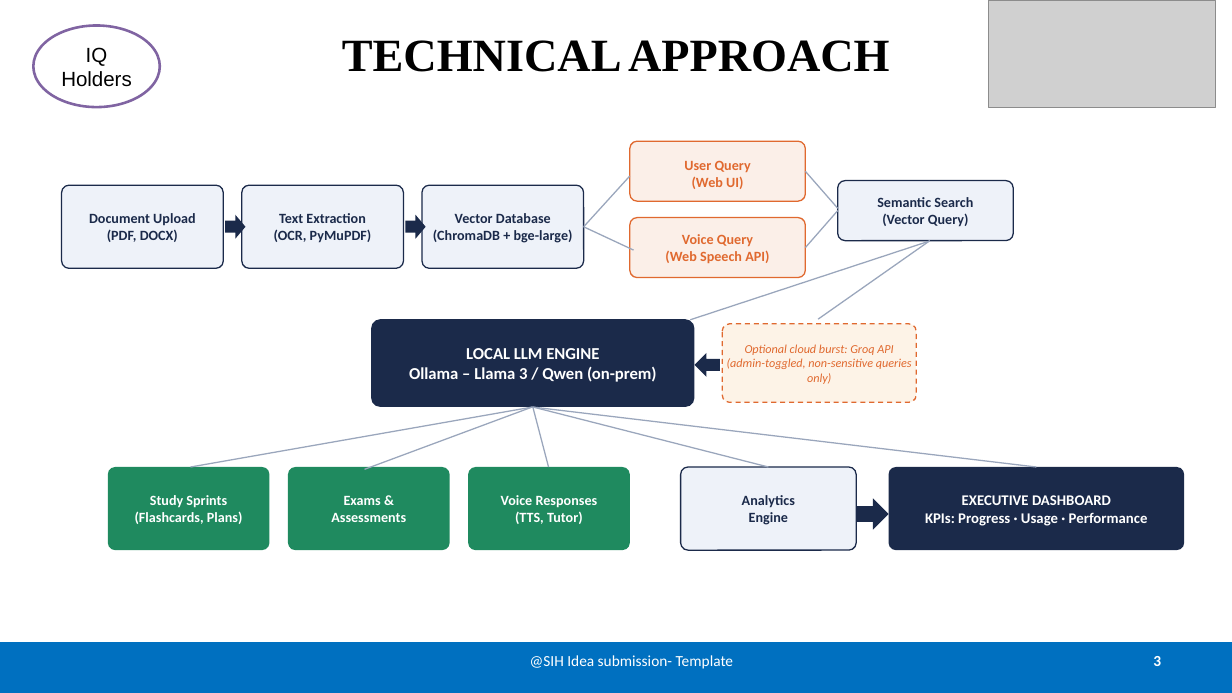
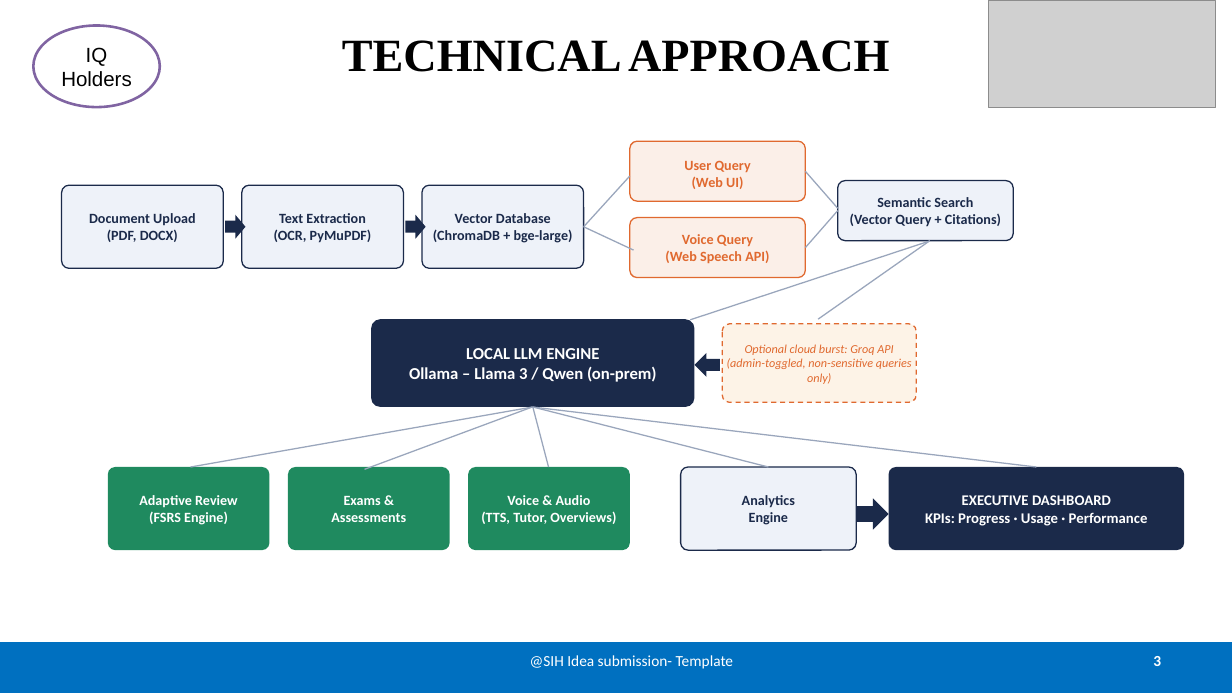
Before and after one commit to VRK1106/Talent-Management-Platform-for-Employee-Performance-and-Career-Growth, a slide deck: slide 3 of SIH/Open_Innovation_Optimized.pptx. Drawn at 1232x693 pixels with LibreOffice and Linux fonts; fonts in the diff are those of the drawing; grey boxes stand for pictures. Boxes give left, top, right and bottom in pixels: in the first picture for what was removed or moved away, otherwise in the second. Text is boxed around its words. In the diff, an @@ line names an element or a change of style, - is before the commit and + after.

```diff
--- a/SIH/Open_Innovation_Optimized.pptx
+++ b/SIH/Open_Innovation_Optimized.pptx
@@ text at (850,213,1001,226): text changed @@
-(Vector Query)
+(Vector Query + Citations)
@@ text at (139,495,238,525): text changed @@
-Study Sprints
-(Flashcards, Plans)
+Adaptive Review
+(FSRS Engine)
@@ text at (481,495,616,524): text changed @@
-Voice Responses
-(TTS, Tutor)
+Voice & Audio
+(TTS, Tutor, Overviews)
```
Also in this commit, not shown: 3 other slides changed, 4 other files.
